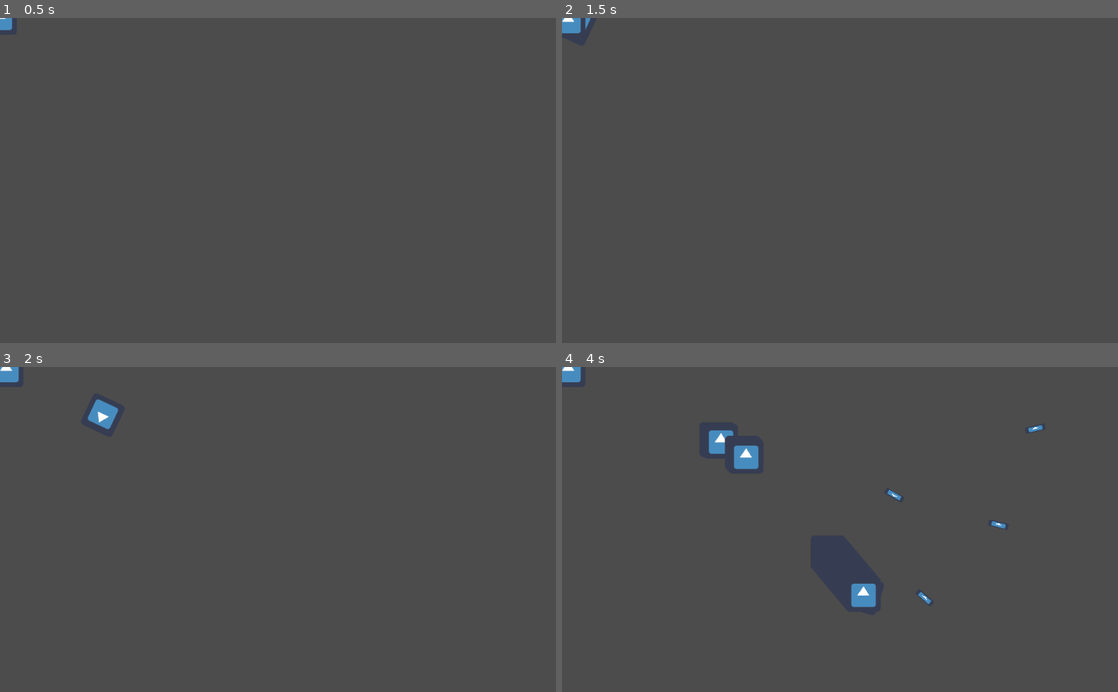
Above: before the commit, frames 1-4 (two rows, left to right).
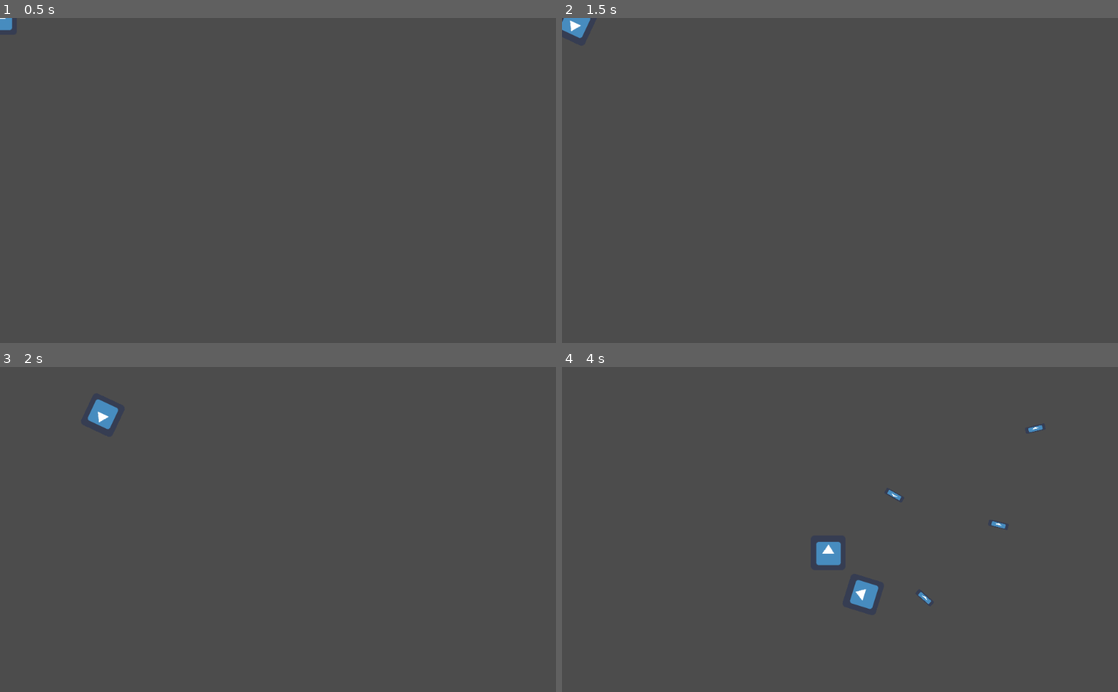
Above: after the commit, the same moments.

Repository: adrianriverof/juego-viaje
Game: Godot game, scene res://player.tscn
The game is run twice, just before and just after one commit, with the same random seed, the same clock (stepped at 60 frames per second) and the same inputs. The project has no main scene, so this scene is started directly. The engine's default icon, where the game draws it, is replaced by a stand-in: a white triangle on a blue panel in a dark square.
Inputs:
- Up to frame 1 (0.5 s): no input
- Up to frame 2 (1.5 s): tap Enter at 0.5 s; hold Right (p1right) 0.53-1.28 s; hold A (p1mine) 0.53-1.28 s; tap Space at 1.25 s; hold Down (p1down) from 1.28 s (still down); tap A (p1mine) at 1.35 s
- Up to frame 3 (2 s): keep holding Down (p1down)
- Up to frame 4 (4 s): release Down (p1down) at 2.03 s; hold Right (p1right) 2.03-2.78 s; hold S (p1shoot) 2.03-2.78 s; tap A (p1mine) at 2.3, 2.85 s; hold Up (p1up) 2.78-3.53 s; hold Left (p1left) from 3.53 s (still down); hold A (p1mine) from 3.53 s (still down)

Frame 1 is identical in both runs. In frame 2, 0.1% of the frame differs, in the area x 0-5%, y 0-7%; in frame 3, 0.2%; in frame 4, 1.2%, in the area x 0-57%, y 0-75%.

Commit message:
mine drop and explode basicos

Diff:
--- a/player.gd
+++ b/player.gd
@@ -21,6 +21,7 @@
 func _ready():
 	firerate_timer.wait_time = firerate_time
 
+
 func _physics_process(delta):
 	move()
 	shoot()
@@ -29,21 +30,29 @@
 
 func mines():
 
-	if Input.is_action_pressed("p1mine"):
+	if Input.is_action_pressed("p1mine") and !there_is_a_mine():
 		drop_mine()
-	if Input.is_action_just_released("p1mine"):
+
+
+	if Input.is_action_just_released("p1mine") and there_is_a_mine():
 		explode_mine()
+
+func there_is_a_mine():
+	if get_tree().get_root().get_node("p1mine"):
+		return true
 
 func drop_mine():
 
 	var mine_instance = mine.instance()
 	mine_instance.position = get_global_position()
 	#bullet_instance.parent_velocity = velocity
+	mine_instance.name = "p1mine"
 
 	get_tree().get_root().add_child(mine_instance)
 
 func explode_mine():
-	pass
+	get_tree().get_root().get_node("p1mine").queue_free()
+	print("explota")
 
 func shoot():
 
